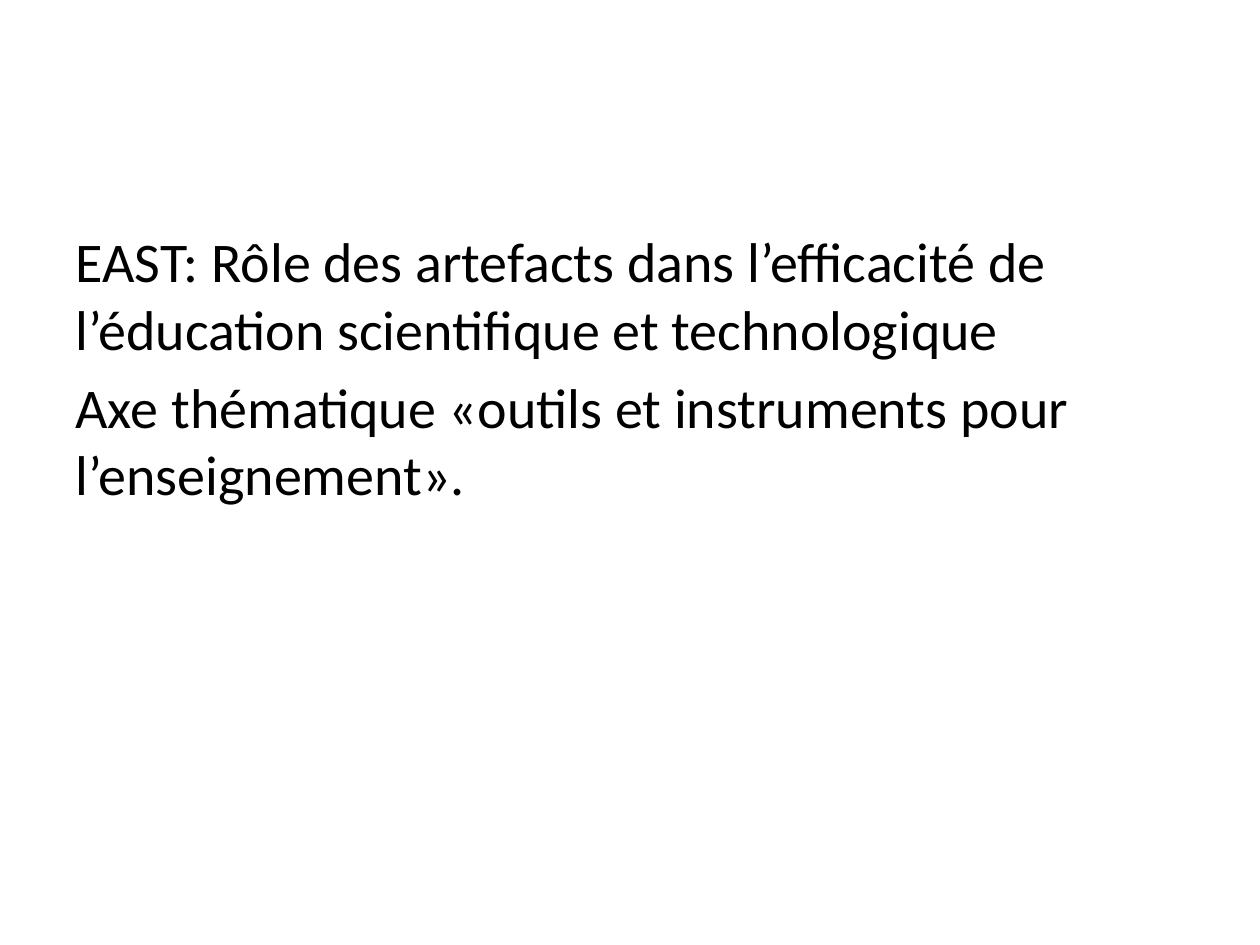
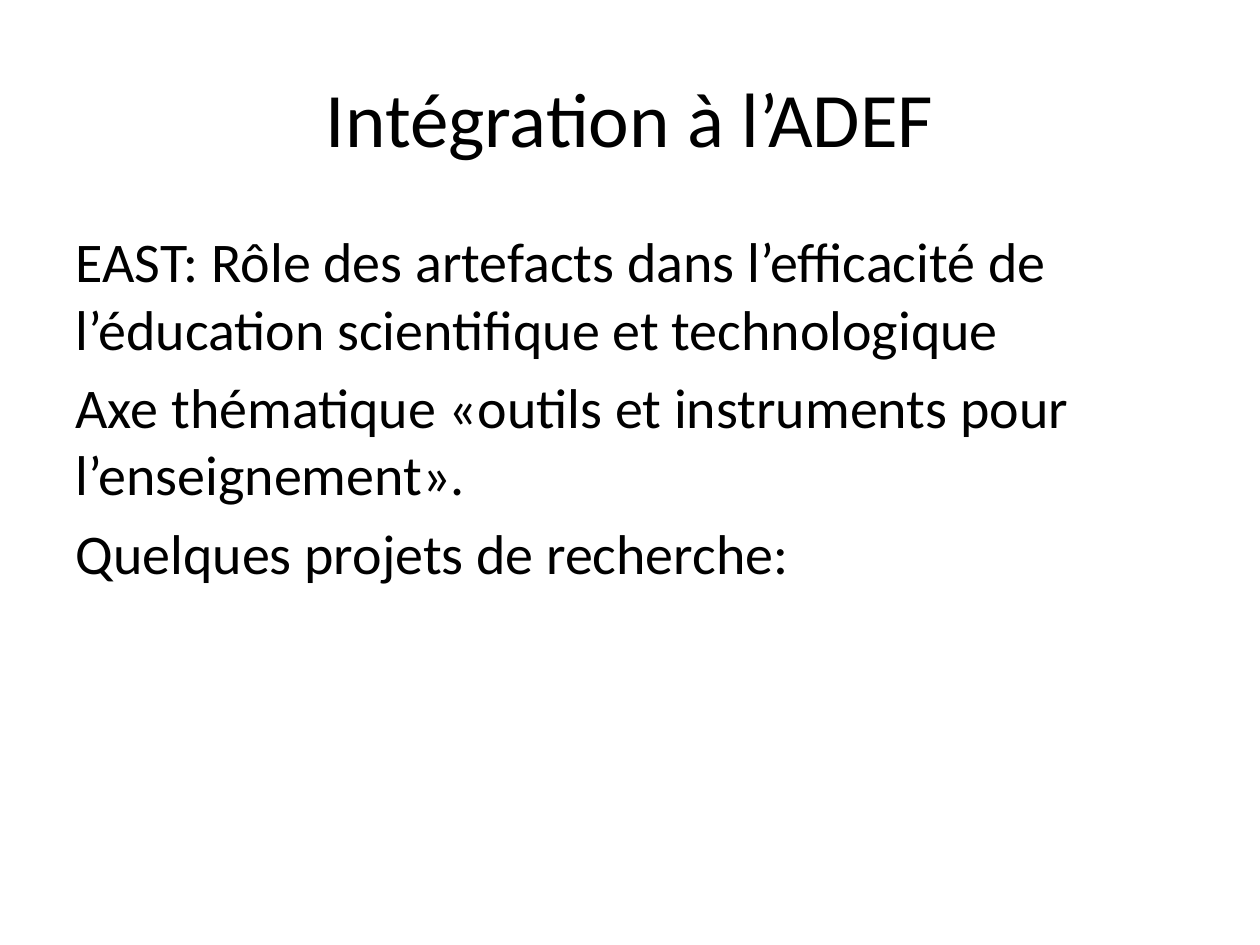
Before and after one commit to albamath/Marseille, a slide deck: slide 2 of 2020-06-01.pptx (slide 4 before the commit). Drawn at 1260x945 pixels with LibreOffice and Linux fonts; fonts in the diff are those of the drawing. Boxes give left, top, right and bottom in pixels: in the first picture for what was removed or moved away, otherwise in the second. Text is boxed around its words. In the diff, an @@ line names an element or a change of style, - is before the commit and + after.

```diff
--- a/2020-06-01.pptx
+++ b/2020-06-01.pptx
@@ title added at [326,93,934,161], 44 pt, text #000000 @@
+Intégration à l’ADEF
@@ text at [76,535,788,584]: paragraph added @@
+Quelques projets de recherche:
```
Also in this commit, not shown: 2 other slides changed, 3 slides added, 2 slides removed, 9 other files.
